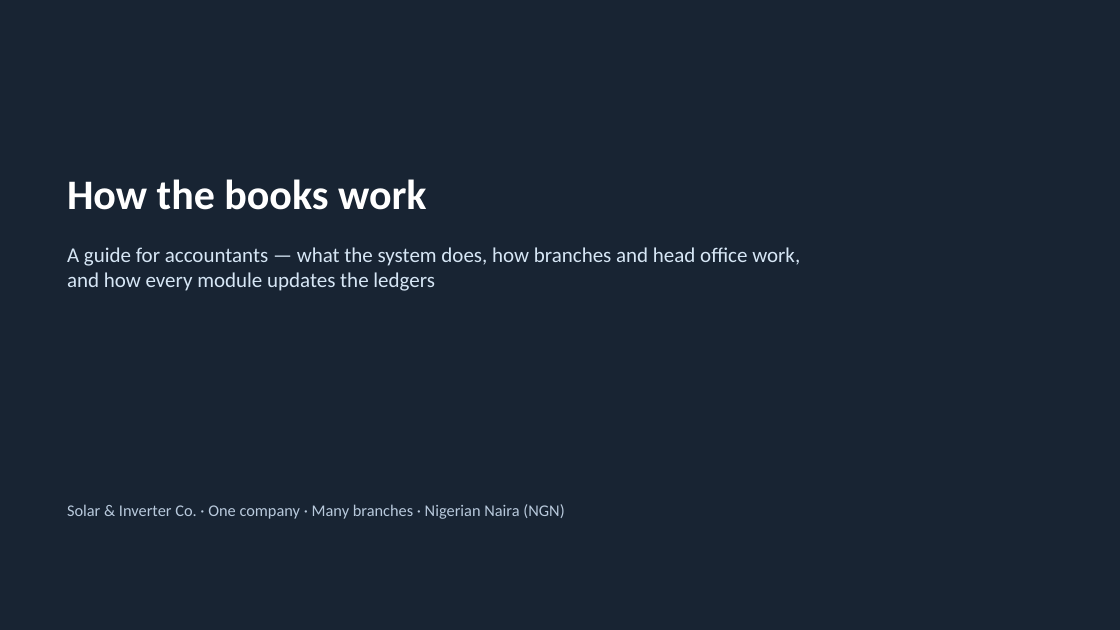
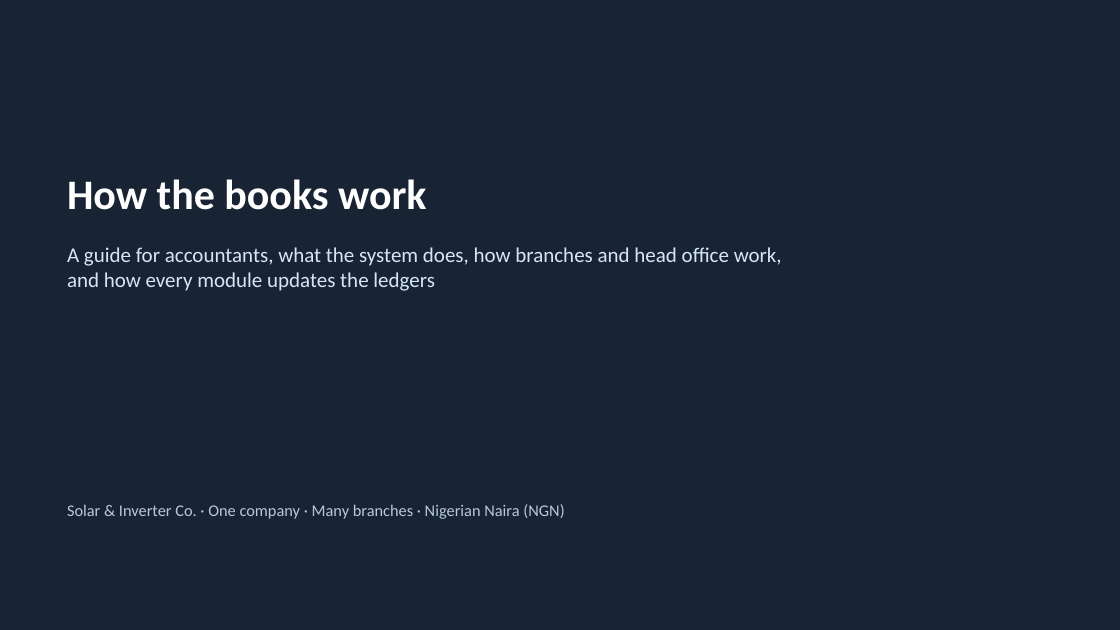
Before and after one commit to Taridekpen/solar-accounting-erp, a slide deck: slide 1 of docs/presentations/How-It-Works-User-Guide.pptx. Drawn at 1120x630 pixels with LibreOffice and Linux fonts; fonts in the diff are those of the drawing; background and template pictures are left out; a plain dark background stands for a picture behind light text. Boxes give left, top, right and bottom in pixels: in the first picture for what was removed or moved away, otherwise in the second. Text is boxed around its words. In the diff, an @@ line names an element or a change of style, - is before the commit and + after.

```diff
--- a/docs/presentations/How-It-Works-User-Guide.pptx
+++ b/docs/presentations/How-It-Works-User-Guide.pptx
@@ text at <box>67,247,782,266</box>: text changed @@
-A guide for accountants — what the system does, how branches and head office work,
+A guide for accountants, what the system does, how branches and head office work,
```
Also in this commit, not shown: 1 other slide changed, 2 other files.
